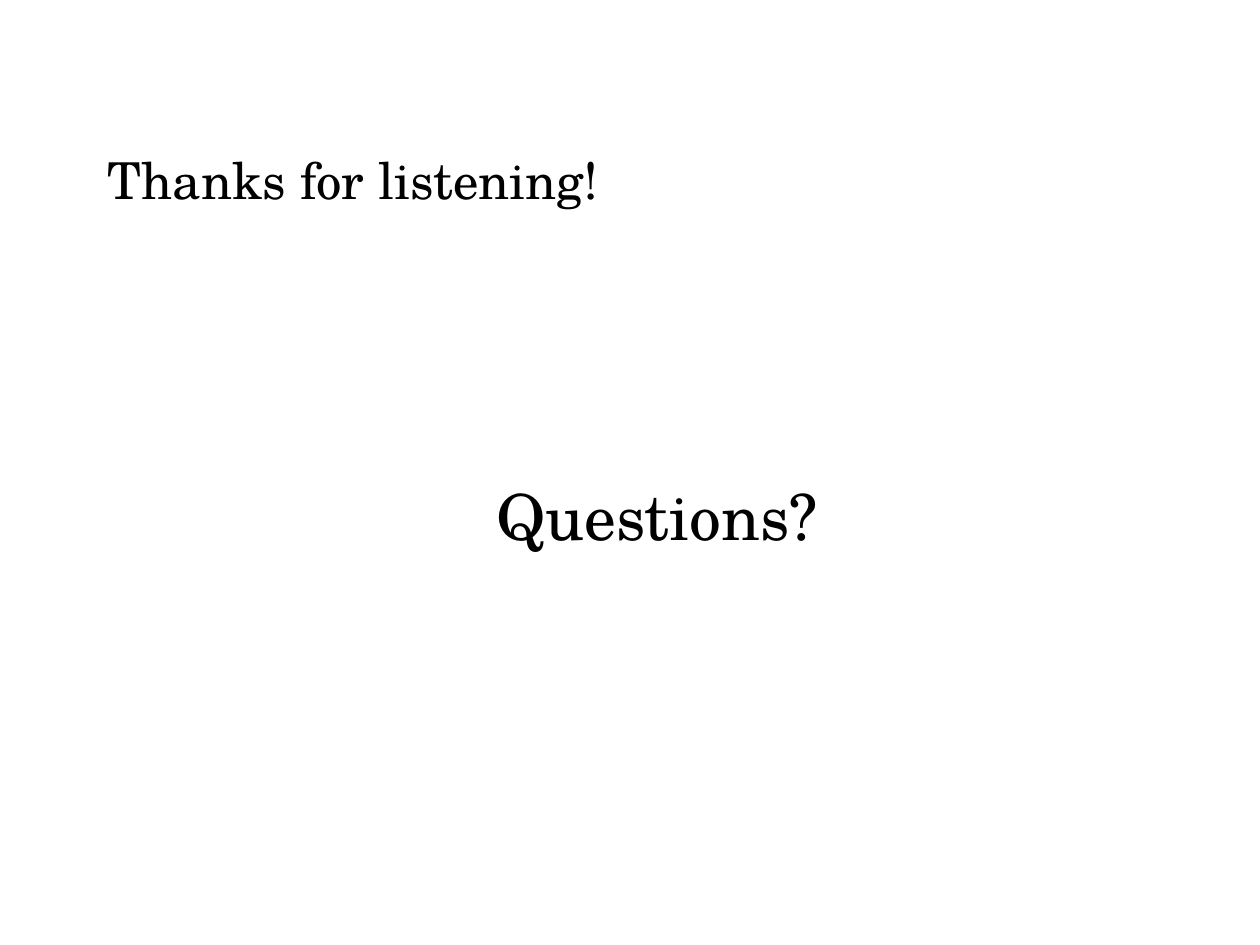
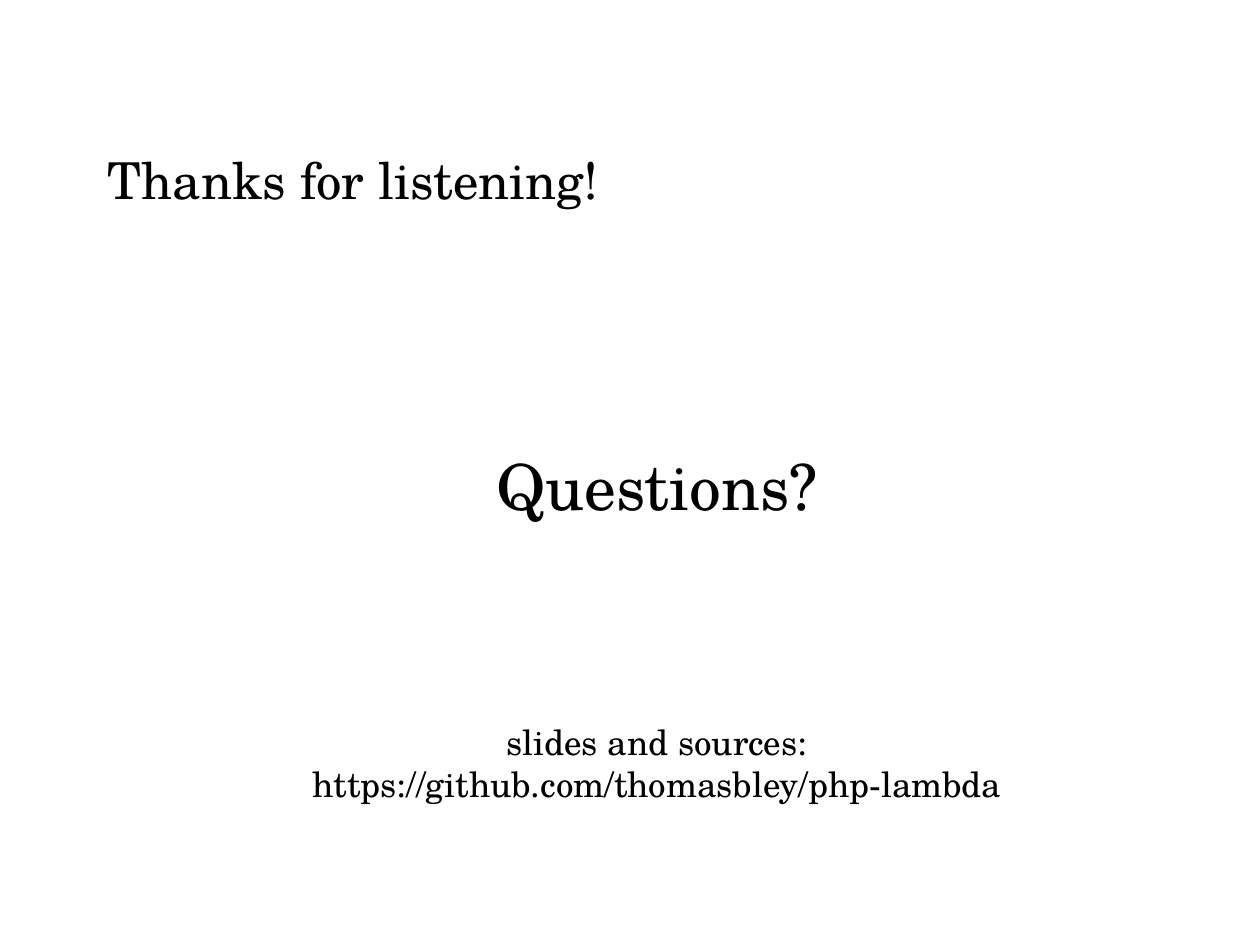
Before and after one commit to thbley/php-lambda, a slide deck: slide 25 of php_lambda.odp. Drawn at 1260x945 pixels with LibreOffice and Linux fonts; fonts in the diff are those of the drawing; background and template pictures are left out. Boxes give left, top, right and bottom in pixels: in the first picture for what was removed or moved away, otherwise in the second. Text is boxed around its words. In the diff, an @@ line names an element or a change of style, - is before the commit and + after.

Commit message:
updated presentation, readme

```diff
--- a/php_lambda.odp
+++ b/php_lambda.odp
@@ text at (496,463,817,522): indent changed @@
@@ text at (312,729,1001,804): paragraph added @@
+slides and sources:
+https://github.com/thomasbley/php-lambda
```
Also in this commit, not shown: 4 other files.
